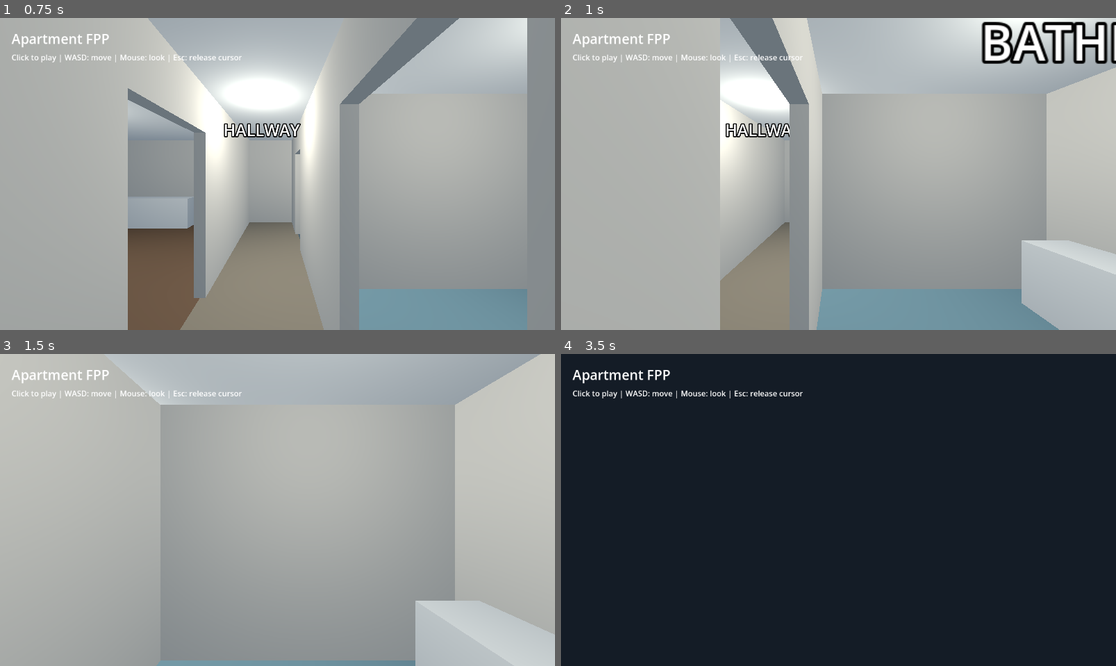
Above: before the commit, frames 1-4 (two rows, left to right).
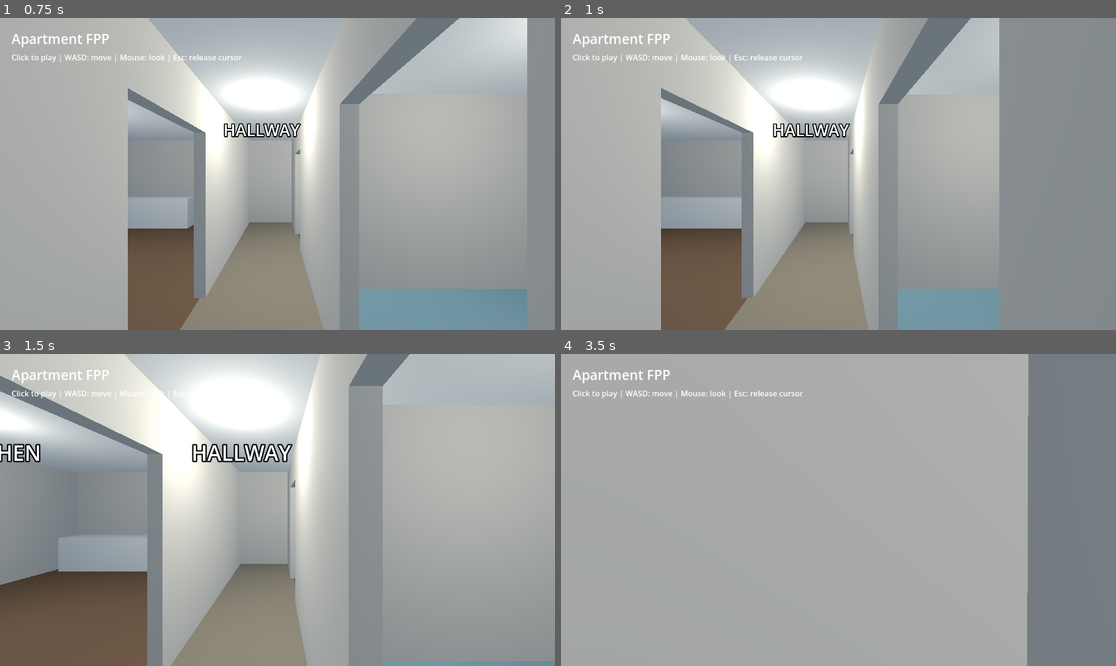
Above: after the commit, the same moments.

Repository: lwg1103/the-game-poc
Game: Godot game, scene res://scenes/main.tscn
Two runs of this game, one before a commit and one after it. Both use one fixed random seed, a clock stepped at 60 frames per second and the inputs below.
Inputs (mouse positions are in pixels of both pictures, inside the frame that each line leads up to):
- Up to frame 1 (0.75 s): tap Enter at 0.5 s; move the mouse to (399, 158) at 0.52 s; hold D (move_right) from 0.53 s (still down); click (399, 158) at 0.67 s
- Up to frame 2 (1 s): keep holding D (move_right)
- Up to frame 3 (1.5 s): tap Enter at 1.25 s; move the mouse to (249, 510) at 1.27 s; release D (move_right) at 1.28 s; hold W (move_forward) from 1.28 s (still down); click (249, 510) at 1.42 s
- Up to frame 4 (3.5 s): keep holding W (move_forward); tap Enter at 2, 2.75 s; move the mouse to (849, 503) at 2.02 s; click (849, 503) at 2.17 s; move the mouse to (832, 516) at 2.77 s; click (832, 516) at 2.92 s

Frame 1 is identical in both runs. In frame 2, 48% of the frame differs, in the area x 18-100%, y 0-100%; in frame 3, 57%; in frame 4, 100%, in the area x 0-100%, y 0-100%.

Commit message:
Add apartment collision geometry and clearance tests (T08)

Diff:
--- a/scenes/apartment.tscn
+++ b/scenes/apartment.tscn
@@ -125,6 +125,48 @@
 size = Vector3(0.6, 0.8, 1.2)
 
 [sub_resource type="BoxShape3D" id="floor_shape"]
+size = Vector3(10, 0.2, 8)
+
+[sub_resource type="BoxShape3D" id="collision_North"]
+size = Vector3(10.2, 2.8, 0.2)
+
+[sub_resource type="BoxShape3D" id="collision_South"]
+size = Vector3(10.2, 2.8, 0.2)
+
+[sub_resource type="BoxShape3D" id="collision_West"]
+size = Vector3(0.2, 2.8, 8)
+
+[sub_resource type="BoxShape3D" id="collision_East"]
+size = Vector3(0.2, 2.8, 8)
+
+[sub_resource type="BoxShape3D" id="collision_RoomDivider"]
+size = Vector3(3.4, 2.8, 0.15)
+
+[sub_resource type="BoxShape3D" id="collision_Living0"]
+size = Vector3(0.15, 2.8, 4.3)
+
+[sub_resource type="BoxShape3D" id="collision_Living1"]
+size = Vector3(0.15, 2.8, 2.3)
+
+[sub_resource type="BoxShape3D" id="collision_Rooms0"]
+size = Vector3(0.15, 2.8, 1.4)
+
+[sub_resource type="BoxShape3D" id="collision_Rooms1"]
+size = Vector3(0.15, 2.8, 2.8)
+
+[sub_resource type="BoxShape3D" id="collision_Rooms2"]
+size = Vector3(0.15, 2.8, 1.4)
+
+[sub_resource type="BoxShape3D" id="collision_LivingLintel"]
+size = Vector3(0.15, 0.6, 1.4)
+
+[sub_resource type="BoxShape3D" id="collision_BedroomLintel"]
+size = Vector3(0.15, 0.6, 1.2)
+
+[sub_resource type="BoxShape3D" id="collision_BathroomLintel"]
+size = Vector3(0.15, 0.6, 1.2)
+
+[sub_resource type="BoxShape3D" id="collision_Ceiling"]
 size = Vector3(10, 0.2, 8)
 
 [node name="Apartment" type="Node3D"]
@@ -288,3 +330,73 @@
 position = Vector3(0.8, 2.45, 0)
 light_energy = 1.2
 omni_range = 6.0
+
+[node name="Body" type="StaticBody3D" parent="Walls/North"]
+
+[node name="Shape" type="CollisionShape3D" parent="Walls/North/Body"]
+shape = SubResource("collision_North")
+
+[node name="Body" type="StaticBody3D" parent="Walls/South"]
+
+[node name="Shape" type="CollisionShape3D" parent="Walls/South/Body"]
+shape = SubResource("collision_South")
+
+[node name="Body" type="StaticBody3D" parent="Walls/West"]
+
+[node name="Shape" type="CollisionShape3D" parent="Walls/West/Body"]
+shape = SubResource("collision_West")
+
+[node name="Body" type="StaticBody3D" parent="Walls/East"]
+
+[node name="Shape" type="CollisionShape3D" parent="Walls/East/Body"]
+shape = SubResource("collision_East")
+
+[node name="Body" type="StaticBody3D" parent="Walls/RoomDivider"]
+
+[node name="Shape" type="CollisionShape3D" parent="Walls/RoomDivider/Body"]
+shape = SubResource("collision_RoomDivider")
+
+[node name="Body" type="StaticBody3D" parent="Walls/Living0"]
+
+[node name="Shape" type="CollisionShape3D" parent="Walls/Living0/Body"]
+shape = SubResource("collision_Living0")
+
+[node name="Body" type="StaticBody3D" parent="Walls/Living1"]
+
+[node name="Shape" type="CollisionShape3D" parent="Walls/Living1/Body"]
+shape = SubResource("collision_Living1")
+
+[node name="Body" type="StaticBody3D" parent="Walls/Rooms0"]
+
+[node name="Shape" type="CollisionShape3D" parent="Walls/Rooms0/Body"]
+shape = SubResource("collision_Rooms0")
+
+[node name="Body" type="StaticBody3D" parent="Walls/Rooms1"]
+
+[node name="Shape" type="CollisionShape3D" parent="Walls/Rooms1/Body"]
+shape = SubResource("collision_Rooms1")
+
+[node name="Body" type="StaticBody3D" parent="Walls/Rooms2"]
+
+[node name="Shape" type="CollisionShape3D" parent="Walls/Rooms2/Body"]
+shape = SubResource("collision_Rooms2")
+
+[node name="Body" type="StaticBody3D" parent="Walls/LivingLintel"]
+
+[node name="Shape" type="CollisionShape3D" parent="Walls/LivingLintel/Body"]
+shape = SubResource("collision_LivingLintel")
+
+[node name="Body" type="StaticBody3D" parent="Walls/BedroomLintel"]
+
+[node name="Shape" type="CollisionShape3D" parent="Walls/BedroomLintel/Body"]
+shape = SubResource("collision_BedroomLintel")
+
+[node name="Body" type="StaticBody3D" parent="Walls/BathroomLintel"]
+
+[node name="Shape" type="CollisionShape3D" parent="Walls/BathroomLintel/Body"]
+shape = SubResource("collision_BathroomLintel")
+
+[node name="Body" type="StaticBody3D" parent="Walls/Ceiling"]
+
+[node name="Shape" type="CollisionShape3D" parent="Walls/Ceiling/Body"]
+shape = SubResource("collision_Ceiling")
--- /dev/null
+++ b/tests/collision_test.gd
@@ -0,0 +1,45 @@
+extends SceneTree
+
+
+func _initialize() -> void:
+	call_deferred("run_test")
+
+
+func run_test() -> void:
+	var world := (load("res://scenes/main.tscn") as PackedScene).instantiate()
+	root.add_child(world)
+	var player := world.get_node("Player") as CharacterBody3D
+	player.set_physics_process(false)
+	await physics_frame
+	await physics_frame
+	var spawn := player.transform
+	if player.test_move(spawn, Vector3(0, 0.01, 0)):
+		fail("Spawn must not overlap apartment geometry.")
+		return
+	for probe: Array in [
+		[Vector3(0.8, 0.01, 3), Vector3(-1.5, 0, 0)],
+		[Vector3(0.8, 0.01, -3), Vector3(0, 0, -2)],
+		[Vector3(0.8, 0.01, 3), Vector3(0, 0, 2)],
+		[Vector3(-4, 0.01, 0), Vector3(-2, 0, 0)],
+		[Vector3(4, 0.01, -1), Vector3(2, 0, 0)],
+		[Vector3(3, 0.01, -1), Vector3(0, 0, 2)],
+		[Vector3(0.8, 0.01, 0), Vector3(0, -1, 0)]
+	]:
+		if not player.test_move(Transform3D(Basis.IDENTITY, probe[0]), probe[1]):
+			fail("A wall or floor must block the player: " + str(probe))
+			return
+	for doorway: Array in [
+		[Vector3(0.8, 0.01, 1), Vector3(-1.6, 0, 0)],
+		[Vector3(0.8, 0.01, -2), Vector3(1.6, 0, 0)],
+		[Vector3(0.8, 0.01, 2), Vector3(1.6, 0, 0)]
+	]:
+		if player.test_move(Transform3D(Basis.IDENTITY, doorway[0]), doorway[1]):
+			fail("The full player capsule must fit through each doorway.")
+			return
+	print("PASS: Spawn clearance, wall/floor blocking and three capsule-width doorways.")
+	quit(0)
+
+
+func fail(message: String) -> void:
+	push_error(message)
+	quit(1)
--- a/tests/player_test.gd
+++ b/tests/player_test.gd
@@ -13,9 +13,9 @@
 	if player == null:
 		fail("The main scene must contain a character body.")
 		return
-	player.position.y = 3.0
+	player.position.y = 0.8
 	await create_timer(0.2, true, true).timeout
-	if player.position.y >= 3.0 or player.velocity.y >= 0.0:
+	if player.position.y >= 0.8 or player.velocity.y >= 0.0:
 		fail("Gravity must move an airborne player downwards.")
 		return
 	await create_timer(1.5, true, true).timeout
Not shown: 1 places in scenes/apartment.tscn that only renumber resources
Not shown, added: tests/collision_test.gd.uid
Not shown, changed: docs/APARTMENT.md
Not shown, changed: docs/BACKLOG.md
